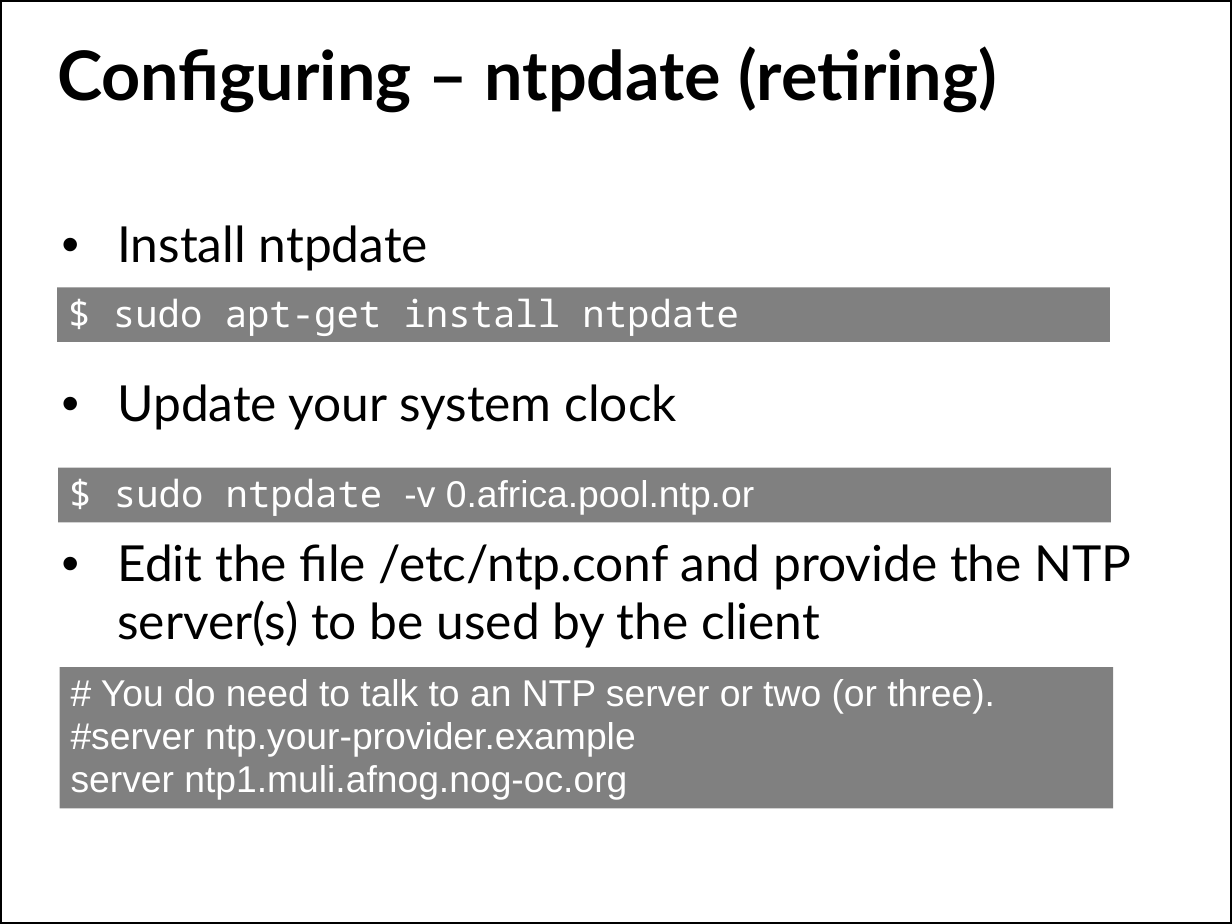
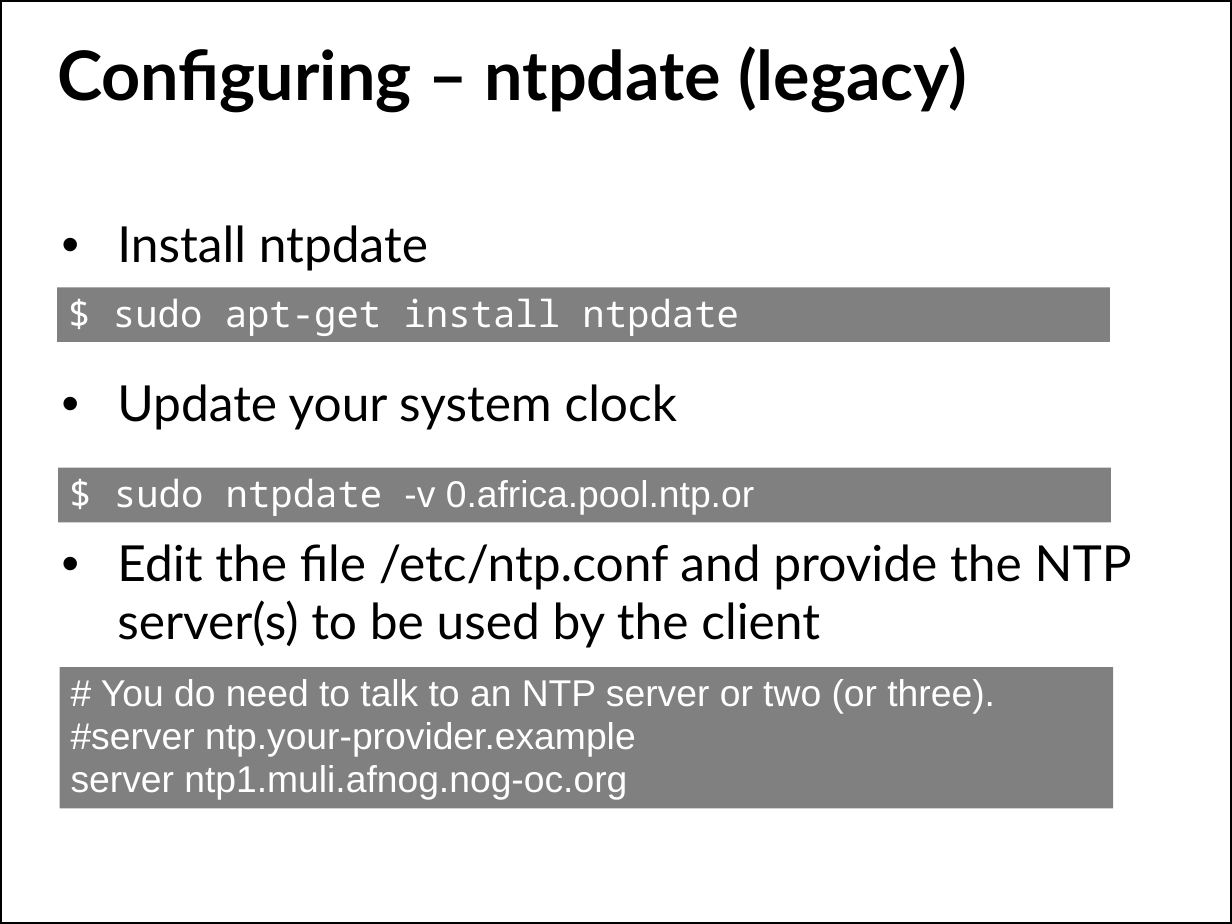
Before and after one commit to afnog/sse, a slide deck: slide 21 of ntp/ntp-service.pptx. Drawn at 1232x924 pixels with LibreOffice and Linux fonts; fonts in the diff are those of the drawing; background and template pictures are left out. Boxes give left, top, right and bottom in pixels: in the first picture for what was removed or moved away, otherwise in the second. Text is boxed around its words. In the diff, an @@ line names an element or a change of style, - is before the commit and + after.

Commit message:
NTP Update #3

```diff
--- a/ntp/ntp-service.pptx
+++ b/ntp/ntp-service.pptx
@@ title at [57,46,967,113]: text changed @@
-Configuring – ntpdate (retiring)
+Configuring – ntpdate (legacy)
```
Also in this commit, not shown: 1 other slide changed.
